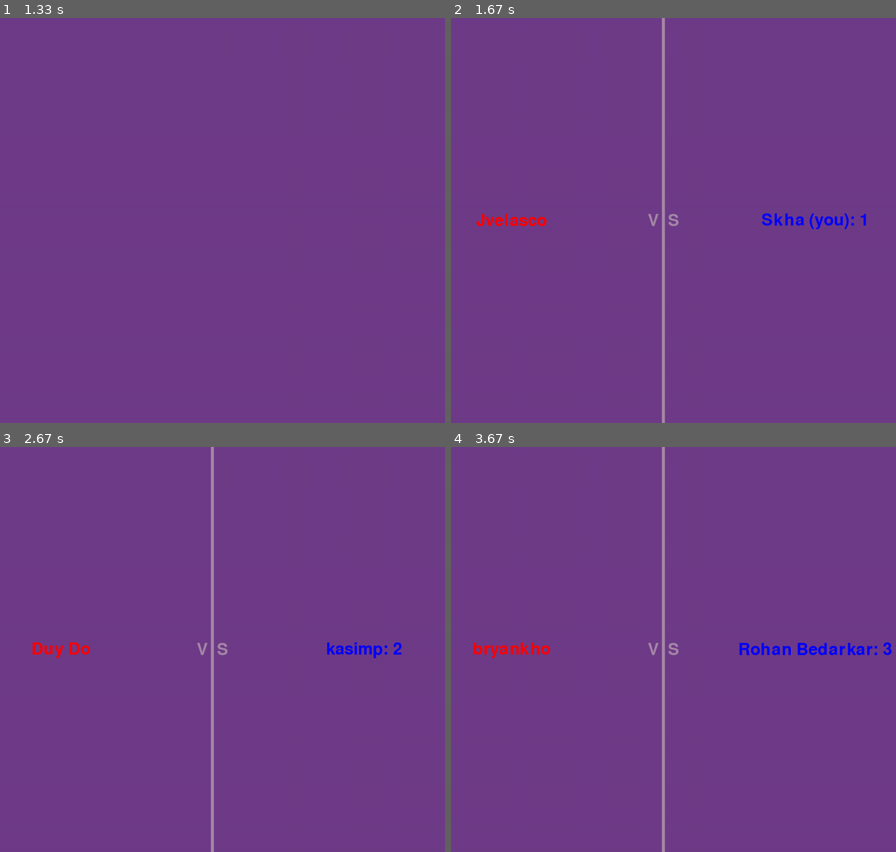
Above: before the commit, frames 1-4 (two rows, left to right).
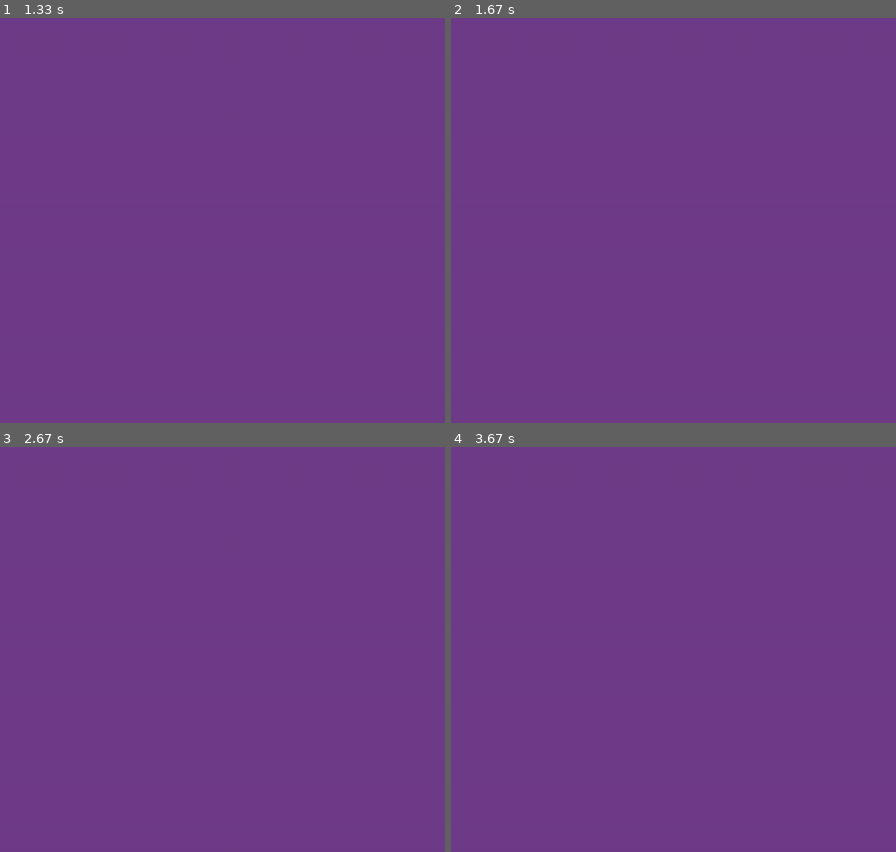
Above: after the commit, the same moments.

Repository: Steven-Kha/ThanosSnapPygame
Game: pygame game, started from main.py
The game is run twice, just before and just after one commit, with the same random seed, the same clock (stepped at 60 frames per second) and the same inputs.
Inputs:
- Up to frame 1 (1.33 s): click "Play" at 0.38 s
- Up to frame 2 (1.67 s): no input
- Up to frame 3 (2.67 s): no input
- Up to frame 4 (3.67 s): no input

Frame 1 is identical in both runs. In frame 2, 1.2% of the frame differs, in the area x 5-94%, y 0-100%; in frame 3, 1.1%; in frame 4, 1.5%, in the area x 5-100%, y 0-100%.

Commit message:
todo comments line 65

Diff:
--- a/game_functions.py
+++ b/game_functions.py
@@ -33,45 +33,64 @@
             length = len(chosen)
             avengerLong = 1
 
+        print ("length of newChosen: " + str(len(newChosen)))
         screen.fill(ai_settings.bg_color)
         leftName = ""
         rightName = ""
-        i = 0
 
-        #print("am I running again?")
-        #pygame.time.wait(2973)
+        # initialize first in case
+        call = 0
+
+        # randomly set it to 0 or 1
+        call = random.randint(0, 1)
+
         nowTime = pygame.time.get_ticks()
         sTime = pygame.time.get_ticks()
-        while (sTime - nowTime < 1000):
+        while (sTime - nowTime < 3000):
             sTime = pygame.time.get_ticks()
-        if sTime - nowTime >= 1000 and len(chosen) > 0:
+
+        if (sTime - nowTime >= 3000 and len(chosen) > 0):
             nowTime = sTime
             print("Tick tock is % by 1000: " + str(sTime))
             print
             #pop names so they don't appear again
+            if call:
+                leftName = chosen.pop()
+                rightName = avenger.pop()
+                newChosen.append(leftName)
+                newAvenger.append(rightName)
+                gameText.prepLeftName(leftName)
+                gameText.prepRightName(rightName + ": " + str(len(newChosen)))
 
-            popCounter += 1
-            leftName = chosen.pop()
-            rightName = avenger.pop()
-            newChosen.append(leftName)
-            newAvenger.append(rightName)
-            gameText.prepLeftName(leftName)
-            gameText.prepRightName(rightName + ": " + str(len(newChosen)))
+                #print out these two times to see why they don't appear 3 seconds later.
+
+                dustStart = pygame.time.get_ticks()
+                dustStop = pygame.time.get_ticks()
+                while dustStop - dustStart < 3000:
+                    dustStop = pygame.time.get_ticks()
+                if dustStop - dustStart >= 3000:
+                    dustStart = dustStop
+                    gameText.prepTitleLeft("Dust")
+                    gameText.prepTitleRight("Avenger")
+            else:
+                rightName = chosen.pop()
+                leftName = avenger.pop()
+                newChosen.append(rightName)
+                newAvenger.append(leftName)
+                gameText.prepLeftName(leftName)
+                gameText.prepRightName(rightName + ": " + str(len(newChosen)))
+                dustStart = pygame.time.get_ticks()
+                dustStop = pygame.time.get_ticks()
+                while dustStop - dustStart < 3000:
+                    dustStop = pygame.time.get_ticks()
+                if dustStop - dustStart >= 3000:
+                    dustStart = dustStop
+                    gameText.prepTitleRight("Dust")
+                    gameText.prepTitleLeft("Avenger")
+
         gameText.draw_text()
         center_line.draw_center_line()
 
-
-
-        # print("we've displayed these many names: " + str(popCounter) + " x2!")
-        # print("newChosen length: " + str(len(newChosen)))
-        # print("newAvenger length: " + str(len(newAvenger)))
-
-        #stops names from appearing
-        # if len(chosen) == 0 or len(avenger) == 0:
-        #     print("ALL NAMES HAVE BEEN POPPPED!!")
-        #     for i in range(len(newAvenger)):
-        #         print("new chosen: " + str(i) + ": " + str(newChosen[i]))
-        #         print("new avenger: " + str(i) + ": " + str(newAvenger[i]))
 
     if not stats.game_active:
         screen.fill(ai_settings.bg_color)
--- a/textDisplay.py
+++ b/textDisplay.py
@@ -16,7 +16,7 @@
         self.prepLeftName("")
 
         #add avenger title below
-        self.prepAvengerLeft("")
+        self.prepTitleLeft("")
 
         #add fallen title below
         self.prepChosenLeft("")
@@ -25,7 +25,7 @@
         self.prepRightName("")
 
         # add avenger title below
-        self.prepAvengerRight("")
+        self.prepTitleRight("")
 
         # add fallen title below
         self.prepChosenRight("")
@@ -57,16 +57,40 @@
         self.VS_rect.centery = self.screen_rect.centery
         self.VS_rect.centerx = self.screen_rect.centerx
 
-    def prepAvengerLeft(self, msg):
+    def prepTitleLeft(self, msg):
+        leftName = msg
+        self.leftTitleNameImage = self.font.render(leftName, True,
+                            self.leftColor, self.ai_settings.bg_color)
+        self.leftTitleName_rect = self.leftNameImage.get_rect()
+        self.leftTitleName_rect.centery = self.screen_rect.centery + 40
+        self.leftTitleName_rect.centerx = self.ai_settings.screen_width / 4
         pass
 
-    def prepAvengerRight(self, msg):
+    def prepTitleRight(self, msg):
+        rightName = msg
+        self.rightTitleNameImage = self.font.render(rightName, True,
+                            self.rightColor, self.ai_settings.bg_color)
+        self.rightTitleName_rect = self.rightNameImage.get_rect()
+        self.rightTitleName_rect.centery = self.screen_rect.centery + 40
+        self.rightTitleName_rect.centerx = (self.ai_settings.screen_width * 3) / 4
         pass
 
     def prepChosenLeft(self, msg):
+        # leftName = msg
+        # self.leftFallenNameImage = self.font.render(leftName, True,
+        #                     self.leftColor, self.ai_settings.bg_color)
+        # self.leftFallenName_rect = self.leftNameImage.get_rect()
+        # self.leftFallenName_rect.centery = self.screen_rect.centery + 40
+        # self.leftFallenName_rect.centerx = self.ai_settings.screen_width / 4
         pass
 
     def prepChosenRight(self, msg):
+        # rightName = msg
+        # self.rightFallenNameImage = self.font.render(rightName, True,
+        #                      self.rightColor, self.ai_settings.bg_color)
+        # self.rightFallenName_rect = self.rightNameImage.get_rect()
+        # self.rightFallenName_rect.centery = self.screen_rect.centery + 40
+        # self.rightFallenName_rect.centerx = (self.ai_settings.screen_width * 3) / 4
         pass
 
 
@@ -74,6 +98,13 @@
         self.screen.blit(self.vsImage, self.VS_rect)
         self.screen.blit(self.leftNameImage, self.leftName_rect)
         self.screen.blit(self.rightNameImage, self.rightName_rect)
+
+        self.screen.blit(self.leftTitleNameImage, self.leftTitleName_rect)
+        self.screen.blit(self.rightTitleNameImage, self.rightTitleName_rect)
+
+        # self.screen.blit(self.leftFallenNameImage, self.leftFallenName_rect)
+        # self.screen.blit(self.rightFallenNameImage, self.rightFallenName_rect)
+
         '''
         self.rect.centery = self.screen_rect.centery
         self.rect.centerx = self.screen_rect.centerx
